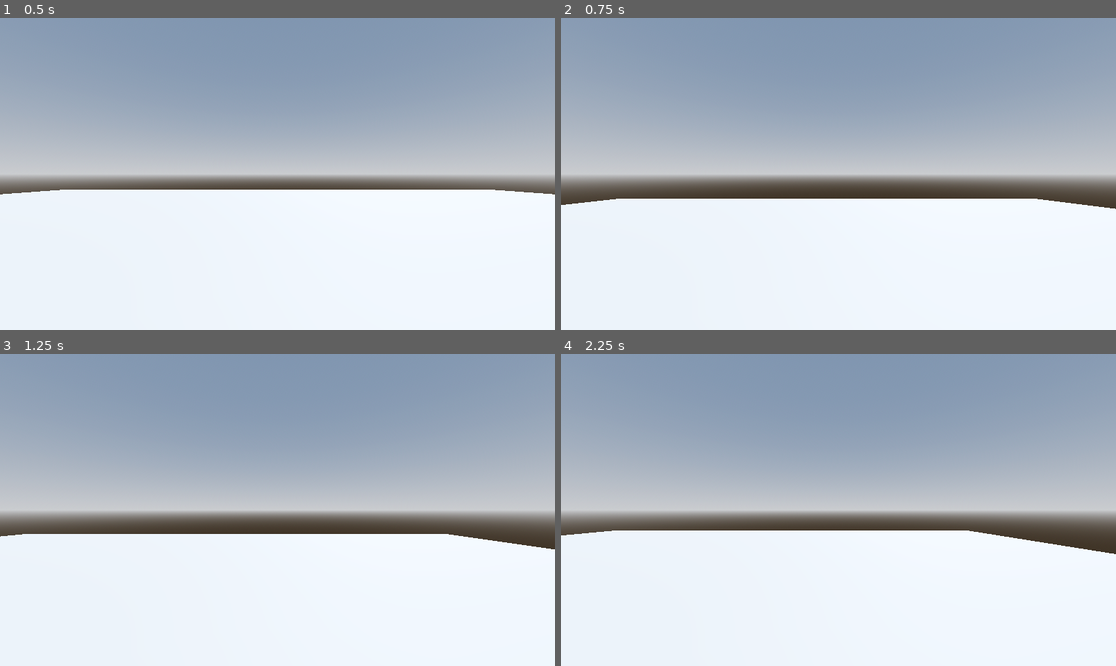
Above: before the commit, frames 1-4 (two rows, left to right).
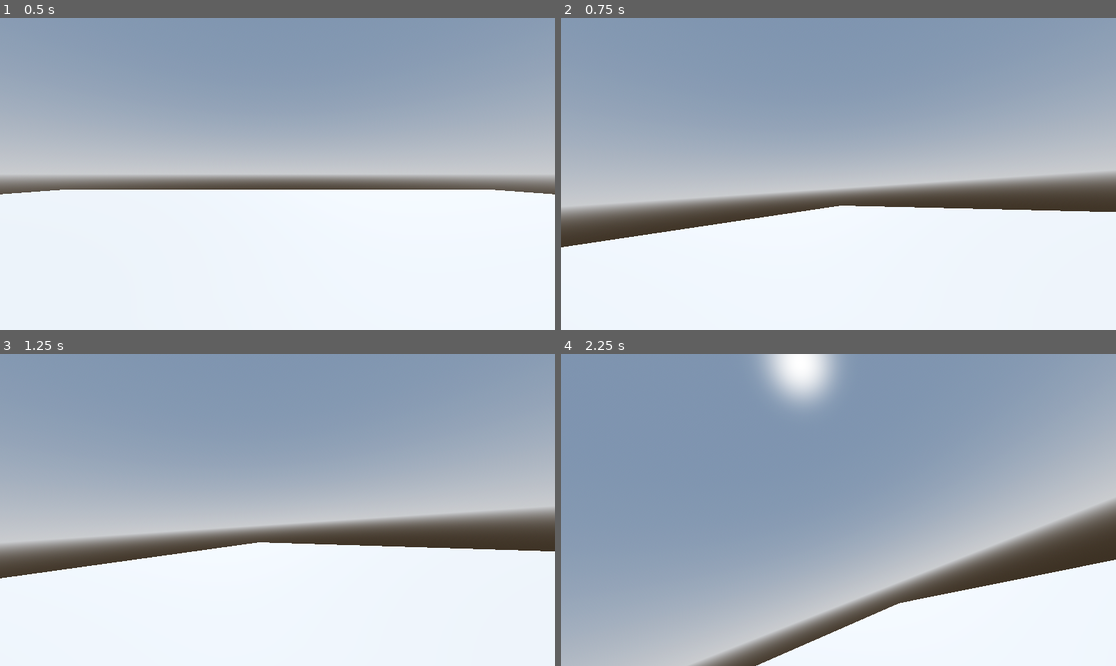
Above: after the commit, the same moments.

Repository: LeoGD-exe/BadGameIdeasGameJam
Game: Godot game, scene res://main.tscn
The game is run twice, just before and just after one commit, with the same random seed, the same clock (stepped at 60 frames per second) and the same inputs.
Inputs (mouse positions are in pixels of both pictures, inside the frame that each line leads up to):
- Up to frame 1 (0.5 s): no input
- Up to frame 2 (0.75 s): tap Enter (ui_accept) at 0.5 s; move the mouse to (960, 158) at 0.52 s; hold D (ui_right) from 0.53 s (still down)
- Up to frame 3 (1.25 s): keep holding D (ui_right); tap Enter (ui_accept) at 0.77 s
- Up to frame 4 (2.25 s): move the mouse to (727, 525) at 1.27 s; release D (ui_right) at 1.28 s; hold S (ui_down) 1.28-2.03 s; tap Enter (ui_accept) at 1.52 s; move the mouse to (894, 441) at 2.02 s; hold D (ui_right) from 2.03 s (still down)

Frame 1 is identical in both runs. In frame 2, 11% of the frame differs, in the area x 0-100%, y 49-74%; in frame 3, 11%; in frame 4, 53%, in the area x 0-100%, y 0-100%.
Error after the commit: Invalid access to property or key 'x' on a base object of type 'float'. (res://character_body_3d.gd:43)

Commit message:
Making the Camera move

Diff:
--- a/character_body_3d.gd
+++ b/character_body_3d.gd
@@ -27,11 +27,18 @@
 
 	move_and_slide()
 
-func find_camera(NodePath) -> Camera3D:
-	var Camera = get_child(2).Camera3D
+func _ready():
+	Input.set_mouse_mode(Input.MOUSE_MODE_CAPTURED)
 
-	if find_camera(InputEventAction):
-		find_camera(mouse_entered)
+var mouse_position: Vector2
+var Camera = Camera3D
 
+func _input(event):
+	if event is InputEventMouseMotion:
+		mouse_position = event.screen_relative
+		rotate_y(-event.screen_relative.x * 0.003)
+		rotate_x(-event.screen_relative.y * 0.003)
 
-	return
+func _process(rotation):
+	rotation.x.clamp(1.5,-1.5)
+	rotation.y.clamp(1.5,-1.5)
